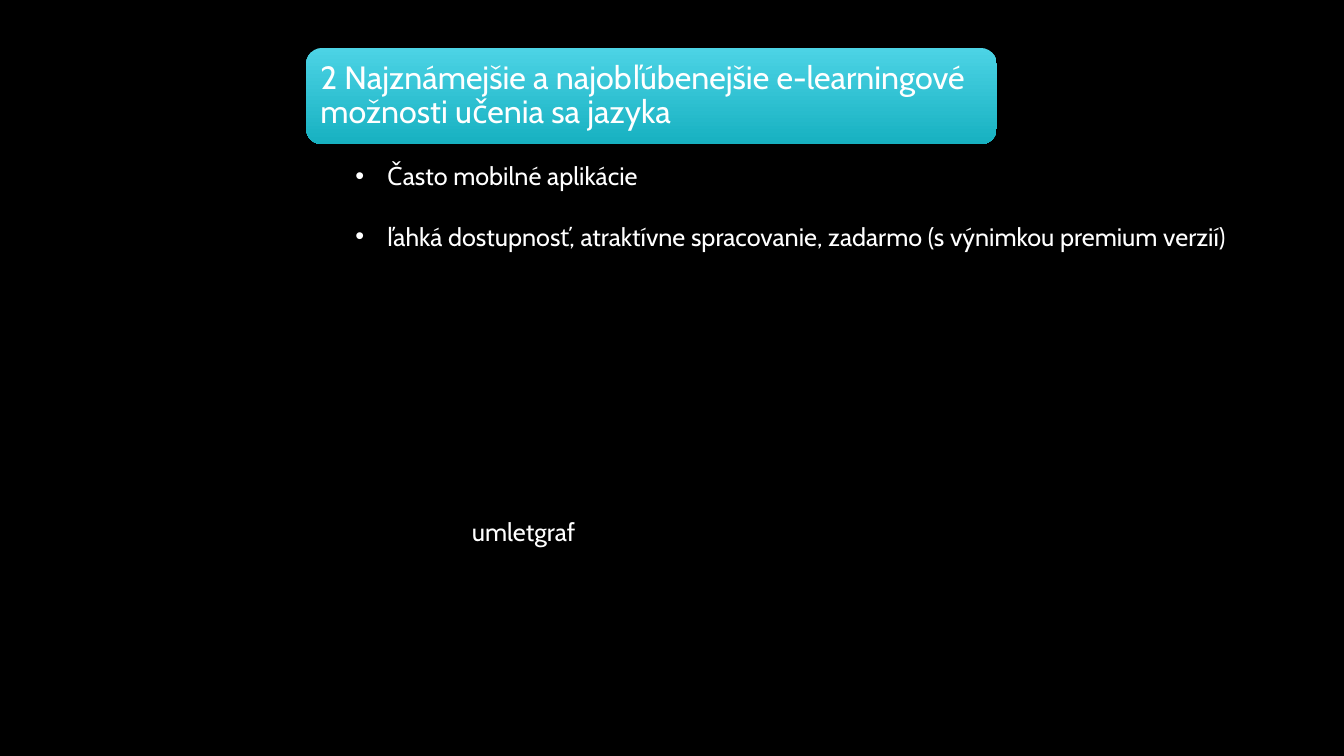
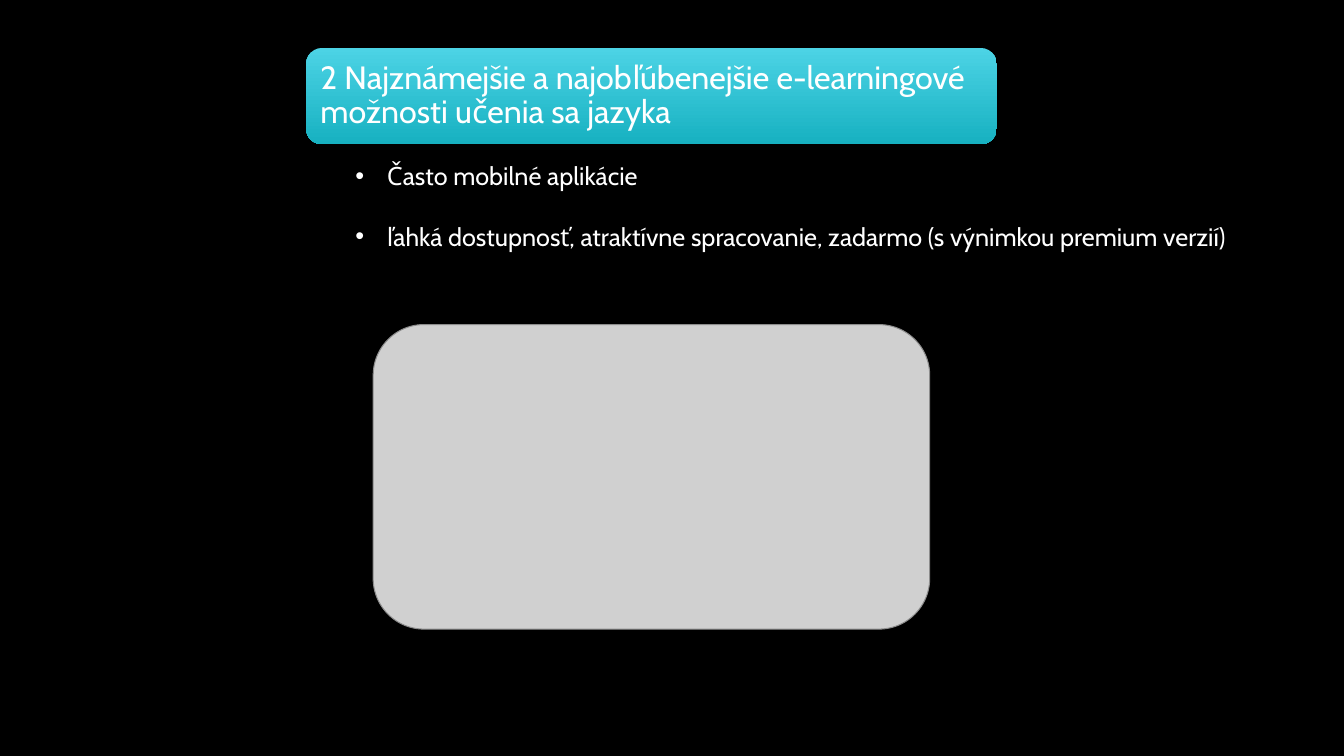
Before and after one commit to RichardSzarka/Semestralna_praca_MIP, a slide deck: slide 6 of Prezentacia_clanok.pptx. Drawn at 1344x756 pixels with LibreOffice and Linux fonts; fonts in the diff are those of the drawing; grey boxes stand for pictures; background and template pictures are left out. Boxes give left, top, right and bottom in pixels: in the first picture for what was removed or moved away, otherwise in the second. Text is boxed around its words. In the diff, an @@ line names an element or a change of style, - is before the commit and + after.

```diff
--- a/Prezentacia_clanok.pptx
+++ b/Prezentacia_clanok.pptx
@@ picture added at bbox=[373, 325, 930, 629] @@
@@ text removed at bbox=[472, 522, 575, 548] @@
-umletgraf
```
Also in this commit, not shown: 1 other slide changed, 4 slides added, 2 other files.
